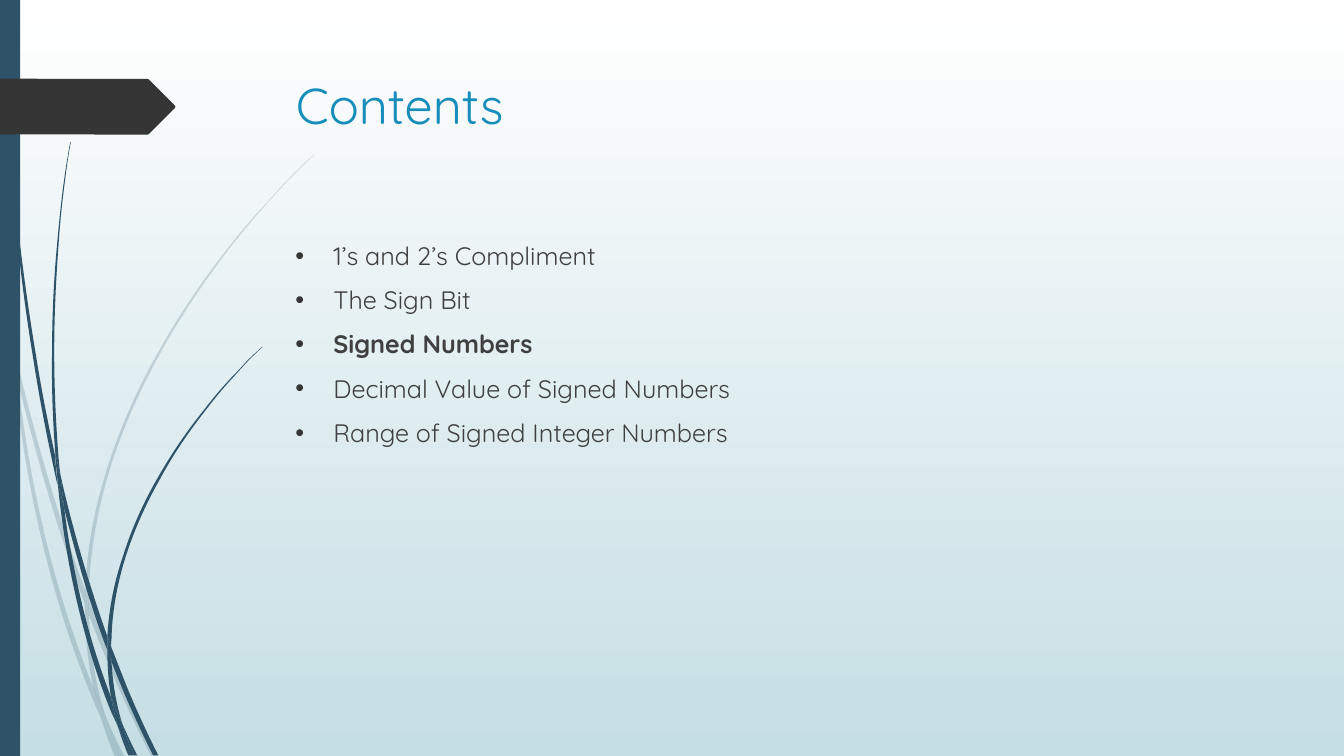
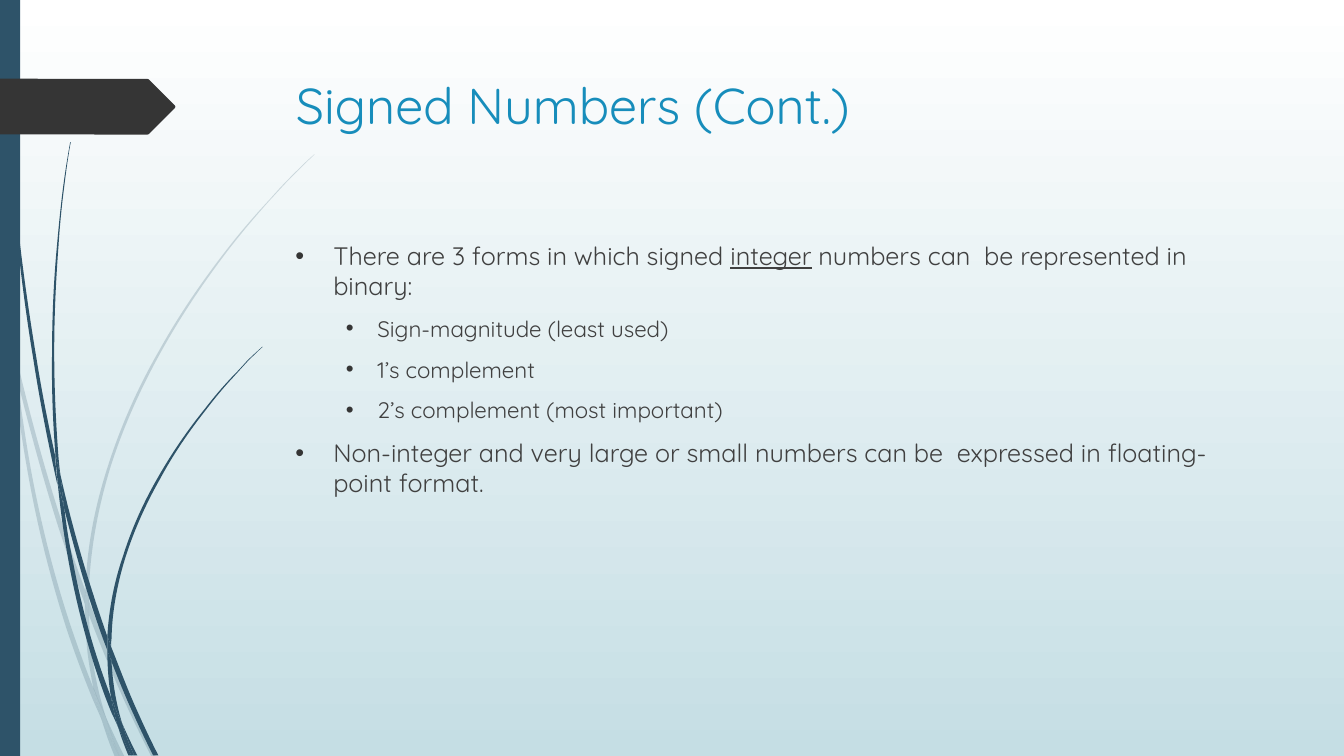
Before and after one commit to SatyakiDas/ulab_course_materials, a slide deck: slide 9 of SPRING 20/CSE 101/Course Materials/number_systems_and_ops_3.pptx (slide 8 before the commit). Drawn at 1344x756 pixels with LibreOffice and Linux fonts; fonts in the diff are those of the drawing. Boxes give left, top, right and bottom in pixels: in the first picture for what was removed or moved away, otherwise in the second. Text is boxed around its words. In the diff, an @@ line names an element or a change of style, - is before the commit and + after.

Commit message:
added slide for number systems and operations

```diff
--- a/SPRING 20/CSE 101/Course Materials/number_systems_and_ops_3.pptx
+++ b/SPRING 20/CSE 101/Course Materials/number_systems_and_ops_3.pptx
@@ title at (296,86,850,134): text changed @@
-Contents
+Signed Numbers (Cont.)
@@ text at (333,246,1207,497): text changed @@
-• 1’s and 2’s Compliment
-• The Sign Bit
-• Signed Numbers
-• Decimal Value of Signed Numbers
-• Range of Signed Integer Numbers
+• There are 3 forms in which signed integer numbers can be represented in binary:
+  • Sign-magnitude (least used)
+  • 1’s complement
+  • 2’s complement (most important)
+• Non-integer and very large or small numbers can be expressed in floating-point format.
```
Also in this commit, not shown: 6 other slides changed, 2 slides added, 11 slides removed, 3 other files.
